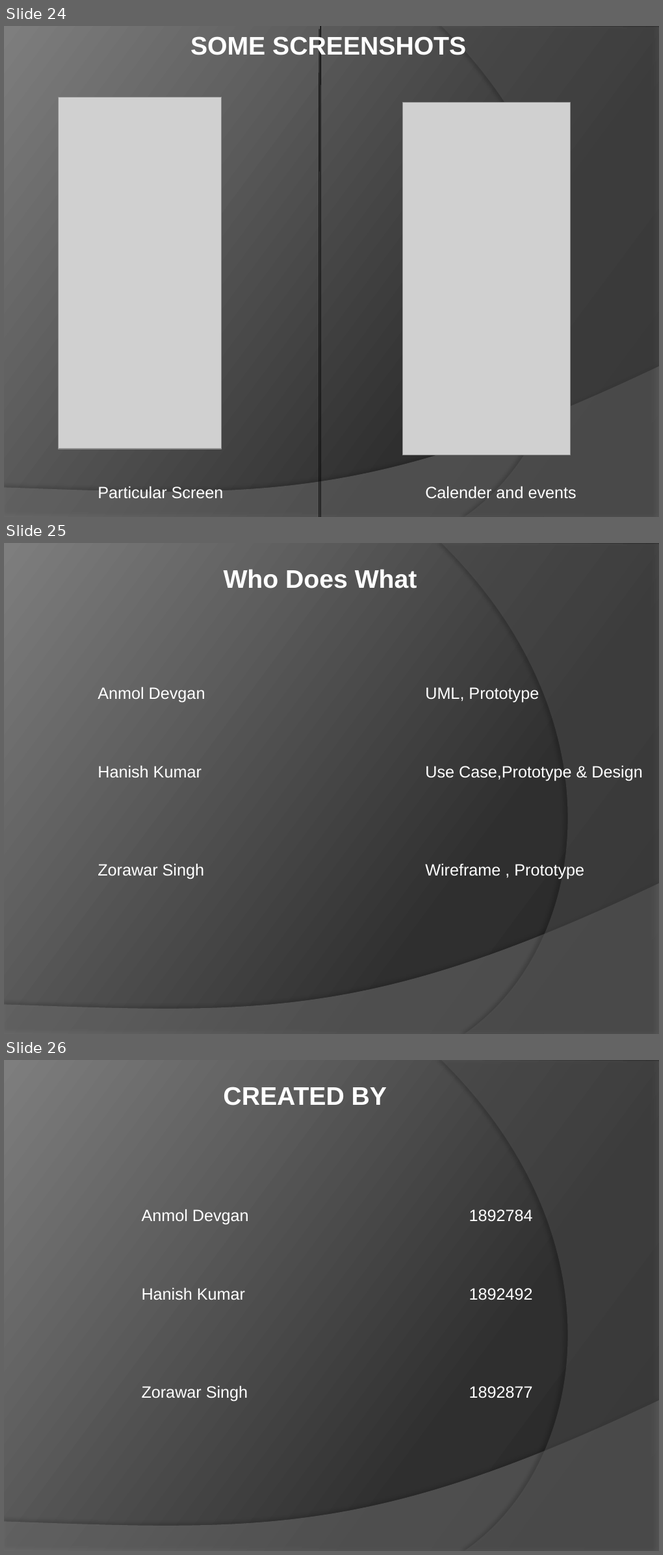
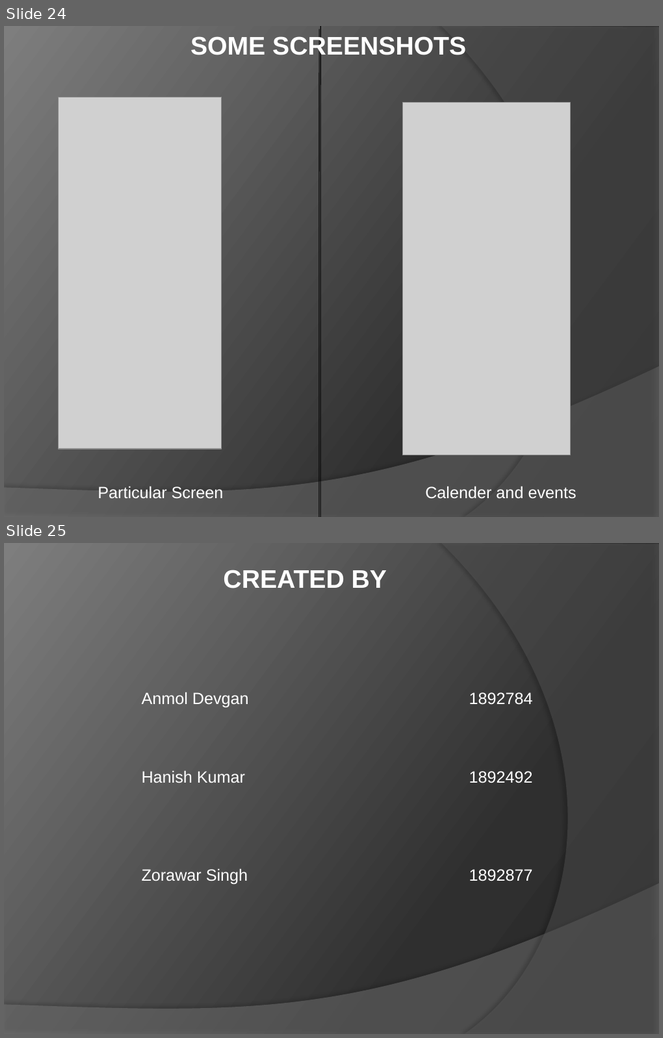
Before and after one commit to ZorawarSingh25/Expert, a slide deck: expert.pptx. Shown one above the other, each under a label of ours: slides 24, 25 and 26 before the commit, slides 24 and 25 after it. The pictures are 663x1555 and 663x1038 pixels, drawn with LibreOffice and Linux fonts; fonts in the diff are those of the drawing; grey boxes stand for pictures. Boxes give left, top, right and bottom in pixels: in the first picture for what was removed or moved away, otherwise in the second. Text is boxed around its words. In the diff, an @@ line names an element or a change of style, - is before the commit and + after.

```diff
--- a/expert.pptx
+++ b/expert.pptx
@@ slide 25 removed at box(4, 543, 659, 1034), background gradient #282828 to #2F2F2F to #7E7E7E; not listed: 2 template elements that a slide beside it also shows @@
@@ text removed at box(224, 569, 417, 589) @@
-Who Does What
@@ text removed at box(98, 687, 642, 880) @@
-Anmol Devgan UML, Prototype
-Hanish Kumar Use Case,Prototype & Design
-Zorawar Singh Wireframe , Prototype
@@ what was slide 26 is now slide 25 @@
```
Also in this commit, not shown: 1 other file.
